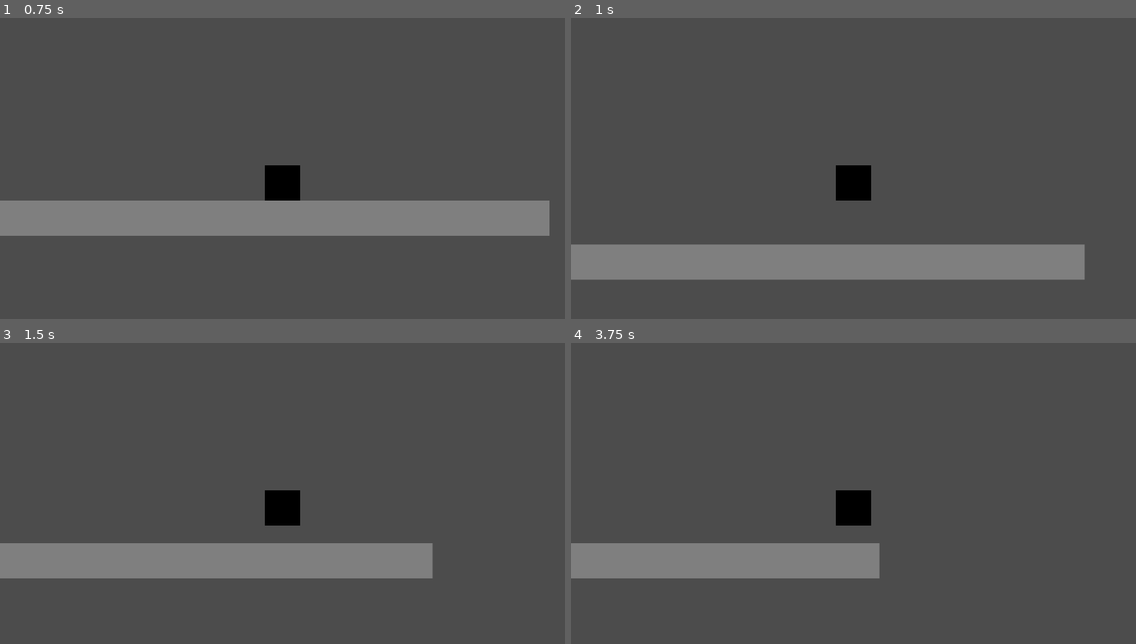
Above: before the commit, frames 1-4 (two rows, left to right).
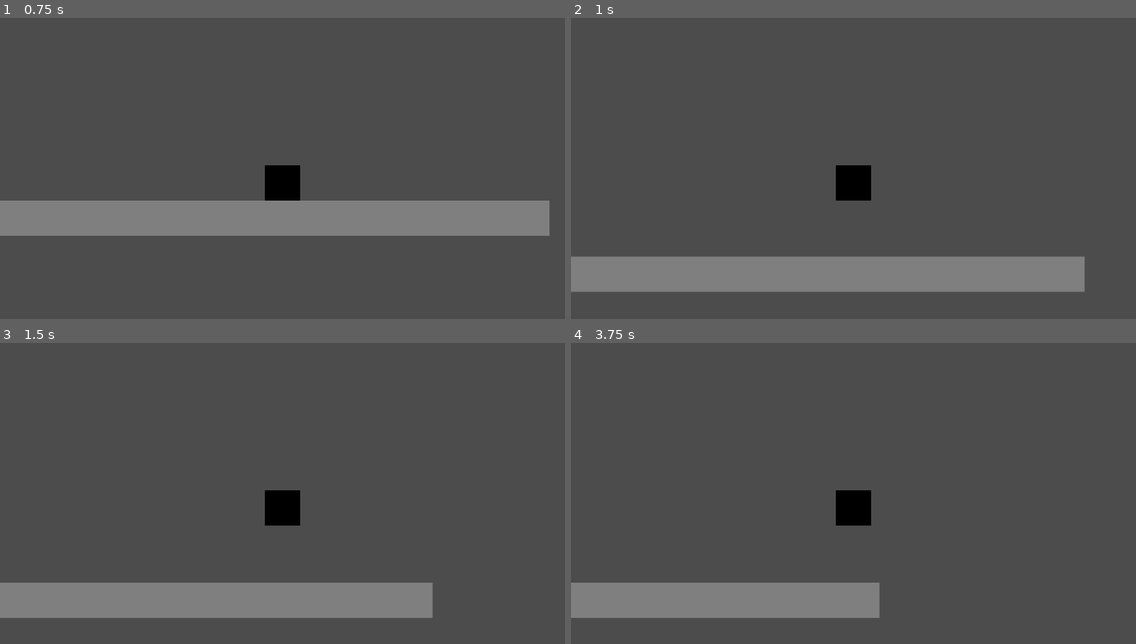
Above: after the commit, the same moments.

Repository: mariothedog/Game-Off-2019-Entry
Game: Godot game, scene res://Scenes/Node2D.tscn
Two runs of this game, one before a commit and one after it. Both use one fixed random seed, a clock stepped at 60 frames per second and the inputs below.
Inputs:
- Up to frame 1 (0.75 s): tap Enter at 0.5 s; hold D (move_right) from 0.53 s (still down)
- Up to frame 2 (1 s): keep holding D (move_right); tap Space (jump) at 0.77 s
- Up to frame 3 (1.5 s): keep holding D (move_right)
- Up to frame 4 (3.75 s): tap Space (jump) at 1.52, 3.02 s; release D (move_right) at 2.03 s; hold A (move_left) 2.03-2.78 s; hold D (move_right) from 2.78 s (still down)

Frame 1 is identical in both runs. In frame 2, 7.4% of the frame differs, in the area x 0-91%, y 75-91%; in frame 3, 18%, in the area x 0-77%, y 66-92%; in frame 4, 13%.

Commit message:
Increased jump speed

Diff:
--- a/Code/Player.gd
+++ b/Code/Player.gd
@@ -5,7 +5,7 @@
 export var SPEED = 300
 export var ACCEL = 0.1
 export var DEACCEL = 0.9
-export var JUMP_SPEED = 500
+export var JUMP_SPEED = 600
 
 var velocity = Vector2()
 var target_vel = Vector2()
